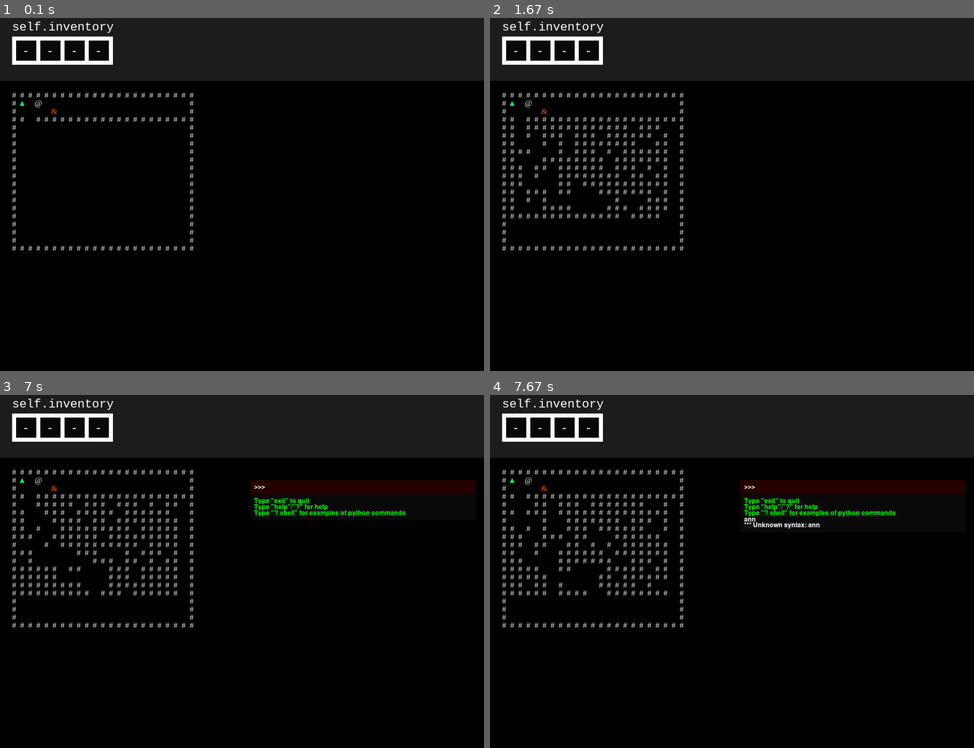
Above: before the commit, frames 1-4 (two rows, left to right).
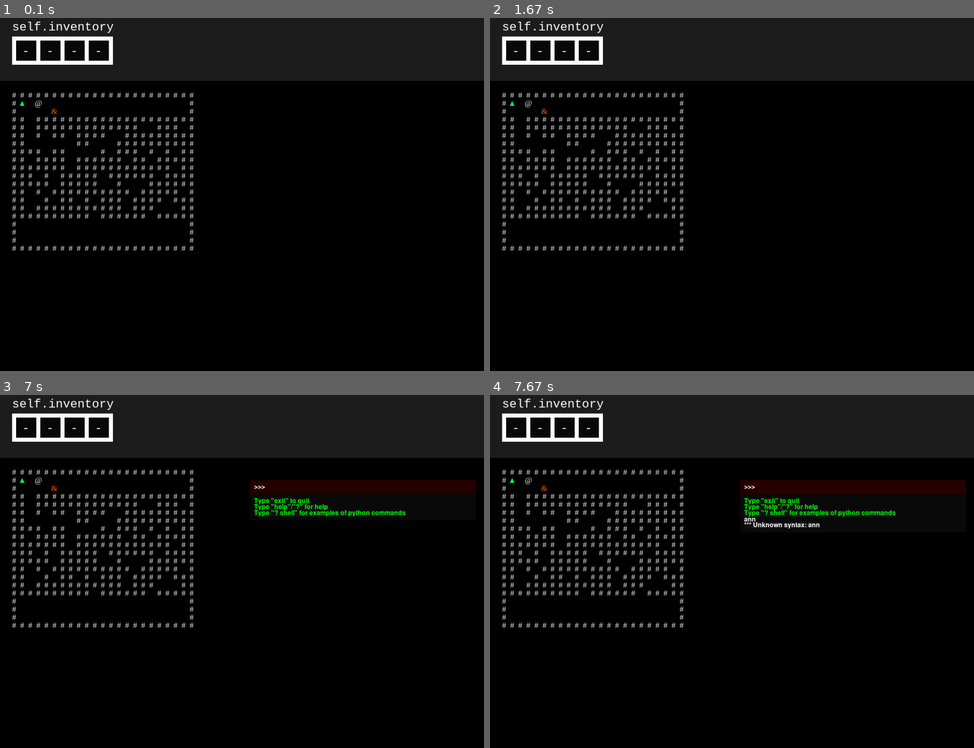
Above: after the commit, the same moments.

Repository: OilyCannelloni/UntrustedPy
Game: pygame game, started from init.py
The game is run twice, just before and just after one commit, with the same random seed, the same clock (stepped at 60 frames per second) and the same inputs.
Inputs:
- Up to frame 1 (0.1 s): no input
- Up to frame 2 (1.67 s): tap E at 0.33 s
- Up to frame 3 (7 s): tap F1 at 6.85 s
- Up to frame 4 (7.67 s): type "an" at 7.18 s; type "n" at 7.38 s; tap Enter at 7.52 s

The runs differ from the first frame. In frame 1, 1.9% of the frame differs, in the area x 4-39%, y 30-57%; in frame 2, 0.9%; in frame 3, 1.0%; in frame 4, 1.0%.

Commit message:
Added level7

Diff:
--- a/init.py
+++ b/init.py
@@ -405,8 +405,8 @@
                                 "p": objects.Player(),
                                 "e": objects.Exit(target_level="level6"),
                                 "c": objects.Computer(),
-                                "M": objects.MazeGenerator(working_area=((2, 5), (22, 17)),
-                                                           path_str=((3, 5), "ddrrddldddrrurdddrrrurrddllur"),
+                                "M": objects.MazeGenerator(working_area=((2, 5), (23, 17)),
+                                                           path_str=((3, 5), "ddrrrrrdrrrurr"),
                                                            density=0.8,
                                                            hackable=['path_str'])
                             })
--- a/objects.py
+++ b/objects.py
@@ -403,10 +403,12 @@
         self.passable_for = []
         self.working_area = ((0, 0), (0, 0))
         self.maze_block_name = "Wall"
+        self.path_str = ((0, 0), "")
         self.density = 0.9
         self.path = []
         super().set(**kwargs)
         self.build_path(*kwargs["path_str"])
+        self.draw_maze()
 
     def build_path(self, start, steps_str):
         dir_shorts = {
@@ -417,15 +419,16 @@
         }
         steps = [dir_shorts[d] for d in steps_str]
         crd = start
-        self.path.append(start)
+        self.path = [start]
         for step in steps:
             crd = grid.get_adjacent(crd)[step]
             self.path.append(crd)
 
-    def behavior(self, key):
+    def draw_maze(self):
         for x in range(self.working_area[0][0], self.working_area[1][0]):
             for y in range(self.working_area[0][1], self.working_area[1][1]):
                 if (x, y) in self.path:
+                    grid.place_object_f((x, y), Empty)
                     continue
                 obj = grid.get((x, y))
                 if obj.name == "player":
@@ -434,3 +437,8 @@
                     grid.place_object_f((x, y), Wall)
                 else:
                     grid.place_object_f((x, y), Empty)
+
+    def behavior(self, key):
+        if key == pygame.K_e and grid.find(name='player') in self.get_adjacent().values():
+            self.build_path(*self.path_str)
+            self.draw_maze()
